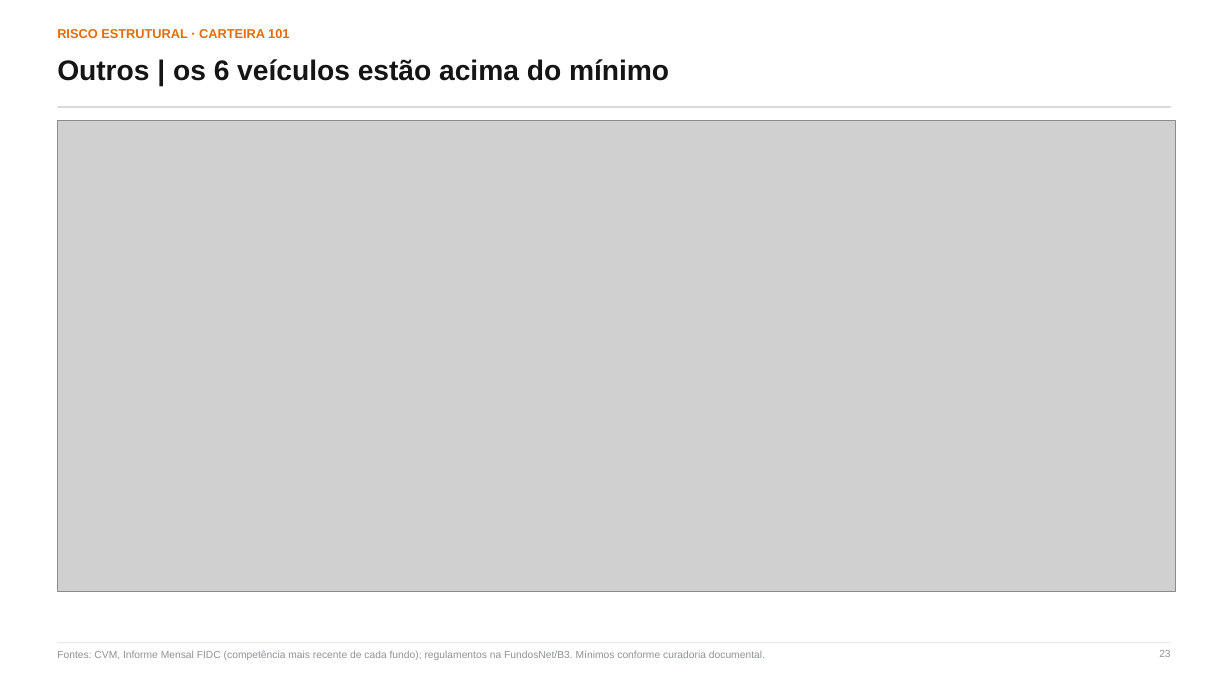
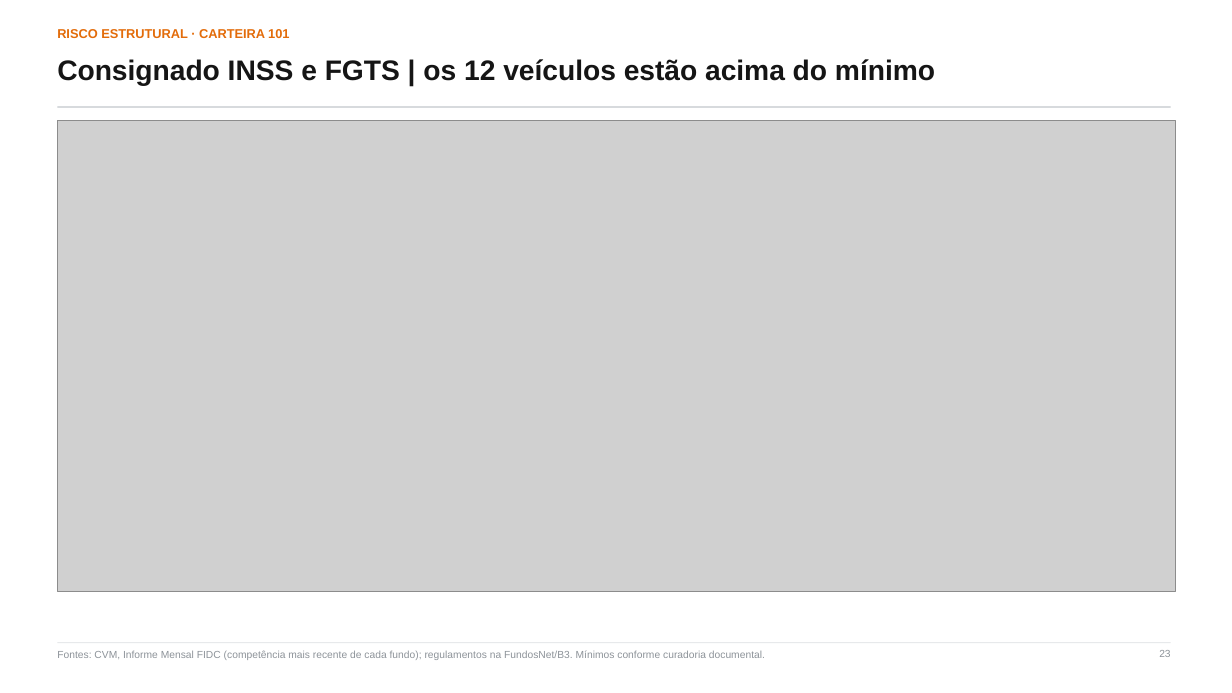
Before and after one commit to abalroar/fidc, a slide deck: slide 23 of outputs/deck_unificado/Panorama_FIDCs_com_Ranking_ANBIMA.pptx. Drawn at 1232x693 pixels with LibreOffice and Linux fonts; fonts in the diff are those of the drawing; grey boxes stand for pictures. Boxes give left, top, right and bottom in pixels: in the first picture for what was removed or moved away, otherwise in the second. Text is boxed around its words. In the diff, an @@ line names an element or a change of style, - is before the commit and + after.

```diff
--- a/outputs/deck_unificado/Panorama_FIDCs_com_Ranking_ANBIMA.pptx
+++ b/outputs/deck_unificado/Panorama_FIDCs_com_Ranking_ANBIMA.pptx
@@ text at [57,59,935,86]: text changed @@
-Outros | os 6 veículos estão acima do mínimo
+Consignado INSS e FGTS | os 12 veículos estão acima do mínimo
```
Also in this commit, not shown: 16 other slides changed, 1 slide added, 7 other files.
